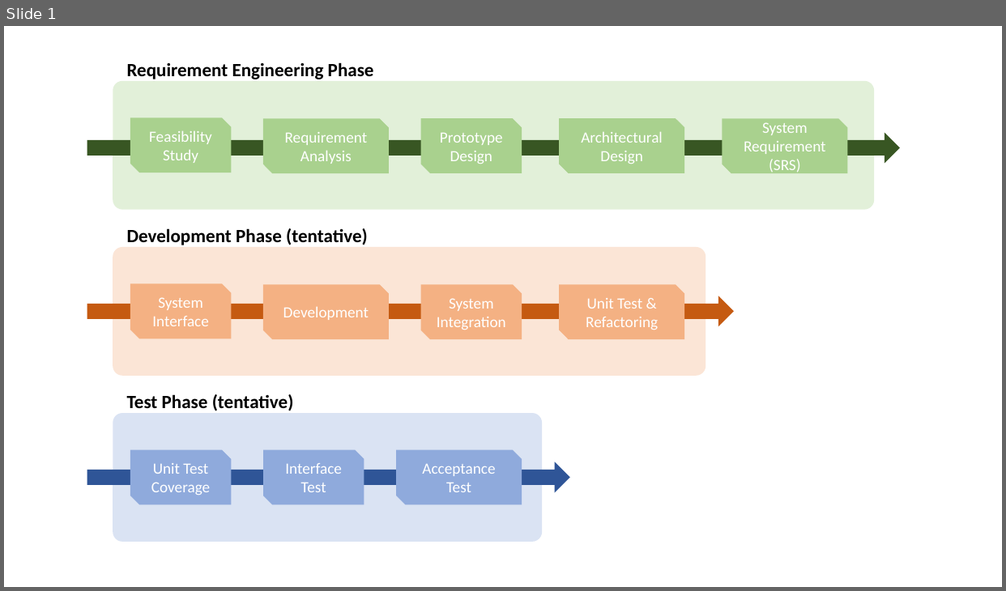
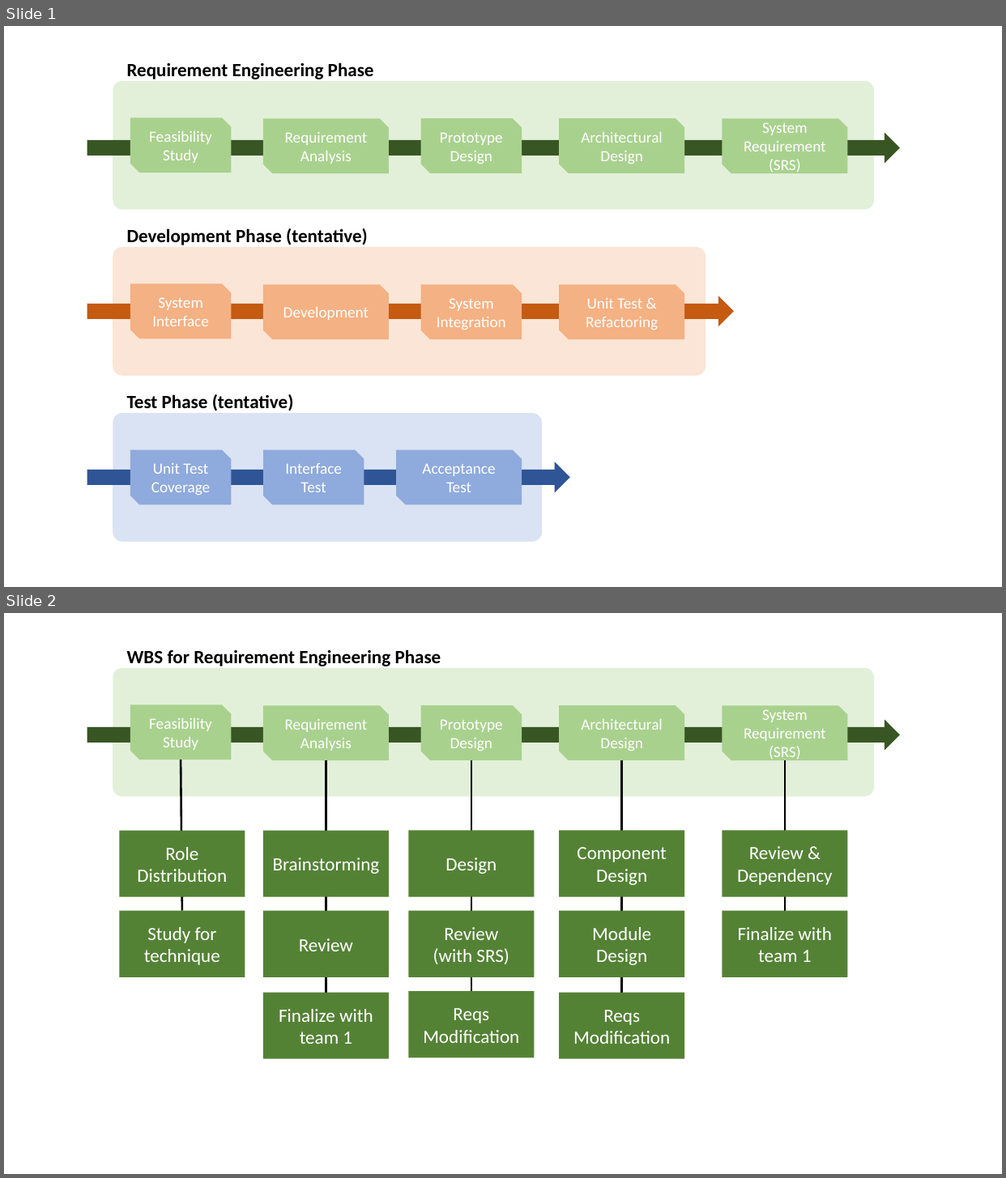
Before and after one commit to navigators-in-kaist/Project-Management, a slide deck: ppt/components.pptx. Shown one above the other, each under a label of ours: slide 1 before the commit, slides 1 and 2 after it. The pictures are 1006x591 and 1006x1178 pixels, drawn with LibreOffice and Linux fonts; fonts in the diff are those of the drawing. Boxes give left, top, right and bottom in pixels: in the first picture for what was removed or moved away, otherwise in the second. Text is boxed around its words. In the diff, an @@ line names an element or a change of style, - is before the commit and + after.

```diff
--- a/ppt/components.pptx
+++ b/ppt/components.pptx
@@ slide 2 added at (x1=4, y1=613, x2=1002, y2=1174), background #FFFFFF @@
@@ text added at (x1=127, y1=649, x2=441, y2=666), 18 pt, text #000000, bold @@
+WBS for Requirement Engineering Phase
@@ rounded rectangle added at (x1=113, y1=667, x2=874, y2=796), fill #E2F0D9 @@
@@ snip diag rect added at (x1=130, y1=705, x2=232, y2=760), fill #A9D18E, 15 pt, text #FFFFFF @@
+Feasibility
+Study
@@ snip diag rect added at (x1=263, y1=706, x2=389, y2=760), fill #A9D18E, 15 pt, text #FFFFFF @@
+Requirement Analysis
@@ snip diag rect added at (x1=421, y1=706, x2=522, y2=760), fill #A9D18E, 15 pt, text #FFFFFF @@
+Prototype
+Design
@@ snip diag rect added at (x1=560, y1=706, x2=685, y2=760), fill #A9D18E, 15 pt, text #FFFFFF @@
+Architectural
+Design
@@ snip diag rect added at (x1=722, y1=706, x2=848, y2=760), fill #A9D18E, 15 pt, text #FFFFFF @@
+System
+Requirement
+(SRS)
@@ right arrow added at (x1=87, y1=719, x2=900, y2=750), fill #385723 @@
@@ line added from (181, 760) to (182, 911), #000000 2 pt @@
@@ line added from (326, 760) to (326, 993), #000000 2 pt @@
@@ line added from (471, 760) to (471, 992), #000000 2 pt @@
@@ line added from (622, 760) to (622, 993), #000000 2 pt @@
@@ line added from (785, 760) to (785, 911), #000000 2 pt @@
@@ rectangle added at (x1=119, y1=831, x2=245, y2=897), fill #548235, 18 pt, text #FFFFFF @@
+Role
+Distribution
@@ rectangle added at (x1=263, y1=831, x2=389, y2=897), fill #548235, 18 pt, text #FFFFFF @@
+Brainstorming
@@ rectangle added at (x1=408, y1=831, x2=534, y2=897), fill #548235, 18 pt, text #FFFFFF @@
+Design
@@ rectangle added at (x1=560, y1=831, x2=685, y2=897), fill #548235, 18 pt, text #FFFFFF @@
+Component
+Design
@@ rectangle added at (x1=722, y1=831, x2=848, y2=897), fill #548235, 18 pt, text #FFFFFF @@
+Review &
+Dependency
@@ rectangle added at (x1=119, y1=911, x2=245, y2=977), fill #548235, 18 pt, text #FFFFFF @@
+Study for technique
@@ rectangle added at (x1=263, y1=911, x2=389, y2=977), fill #548235, 18 pt, text #FFFFFF @@
+Review
@@ rectangle added at (x1=408, y1=911, x2=534, y2=977), fill #548235, 18 pt, text #FFFFFF @@
+Review
+(with SRS)
@@ rectangle added at (x1=560, y1=911, x2=685, y2=977), fill #548235, 18 pt, text #FFFFFF @@
+Module Design
@@ rectangle added at (x1=722, y1=911, x2=848, y2=977), fill #548235, 18 pt, text #FFFFFF @@
+Finalize with team 1
@@ rectangle added at (x1=263, y1=993, x2=389, y2=1059), fill #548235, 18 pt, text #FFFFFF @@
+Finalize with team 1
@@ rectangle added at (x1=408, y1=992, x2=534, y2=1059), fill #548235, 18 pt, text #FFFFFF @@
+Reqs
+Modification
@@ rectangle added at (x1=560, y1=993, x2=685, y2=1059), fill #548235, 18 pt, text #FFFFFF @@
+Reqs
+Modification
```
Also in this commit, not shown: 5 other files.
